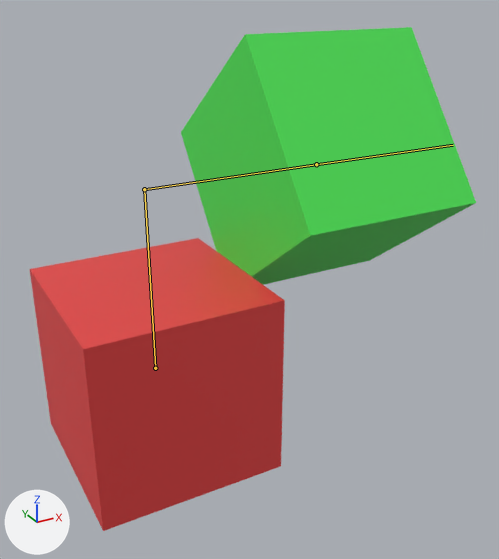
The FBX model resources/fbx/cubearmature_simple.fbx: old version first, new version second.
Rendered twice from a 50 mm lens placed at (-0.0496, -0.1855, 0.1169), pointed at (0.0492, -0.0059, 0.0271). The axes (+X, +Y, +Z) are drawn at lower left. The lights are the same throughout. Both versions are drawn at frame 41 of the action 'Armature|ArmatureAction'; the numbers are the values there. The bones that bend it are drawn over the model as lines.

Objects in the first picture: 'Bottom Cube', 'Right Cube'.
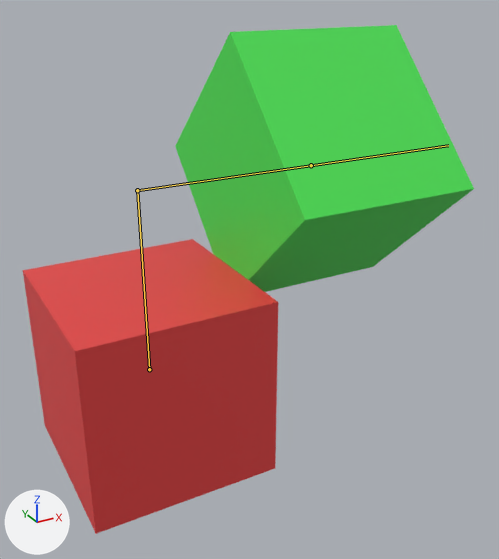
Boxes [x1, y1, x2, y2] around the edits, measured in the pictures (499 x 559 px):
'Right Cube', posed: before [181, 27, 476, 285]; after [175, 25, 474, 292]
'Bottom Cube', posed: before [30, 238, 285, 531]; after [23, 239, 278, 534]
bone 'Bottom Bone', root to tip: before (155, 368) to (144, 189); after (149, 369) to (137, 190)
bone 'Right Bone', root to tip: before (144, 189) to (316, 164); after (137, 190) to (311, 165)

The change in detail:
Bone 'Bottom Bone' (bone_bottom_bone) moves from (0.295, 0.0, 0.0) to (0.259, 0.0, 0.0).
Bone 'Right Bone' (bone_right_bone) turns from (0, 53, 0) to (0, 47, 0) degrees about its own x, y and z.
